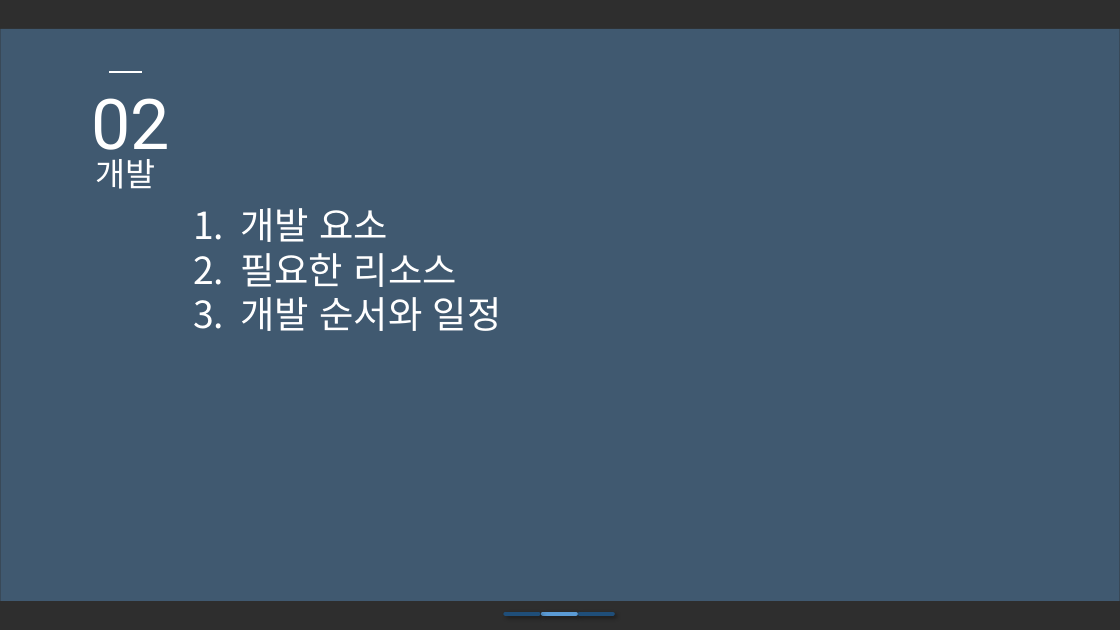
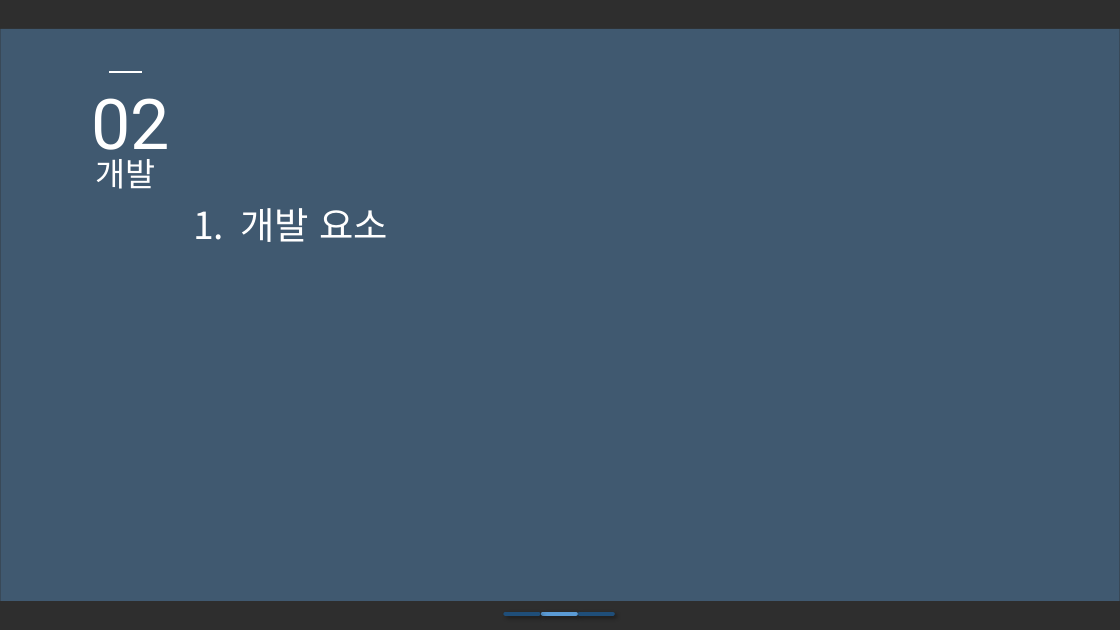
Before and after one commit to iconstudio/2017-Platformer, a slide deck: slide 12 of slides/Cosmos_20171105.pptx (slide 11 before the commit). Drawn at 1120x630 pixels with LibreOffice and Linux fonts; fonts in the diff are those of the drawing; background and template pictures are left out; a plain dark background stands for a picture behind light text. Boxes give left, top, right and bottom in pixels: in the first picture for what was removed or moved away, otherwise in the second. Text is boxed around its words. In the diff, an @@ line names an element or a change of style, - is before the commit and + after.

```diff
--- a/slides/Cosmos_20171105.pptx
+++ b/slides/Cosmos_20171105.pptx
@@ text at <box>240,253,502,331</box>: paragraphs removed @@
-2. 필요한 리소스
-3. 개발 순서와 일정
```
Also in this commit, not shown: 4 other slides changed, 1 slide added, 1 other file.
